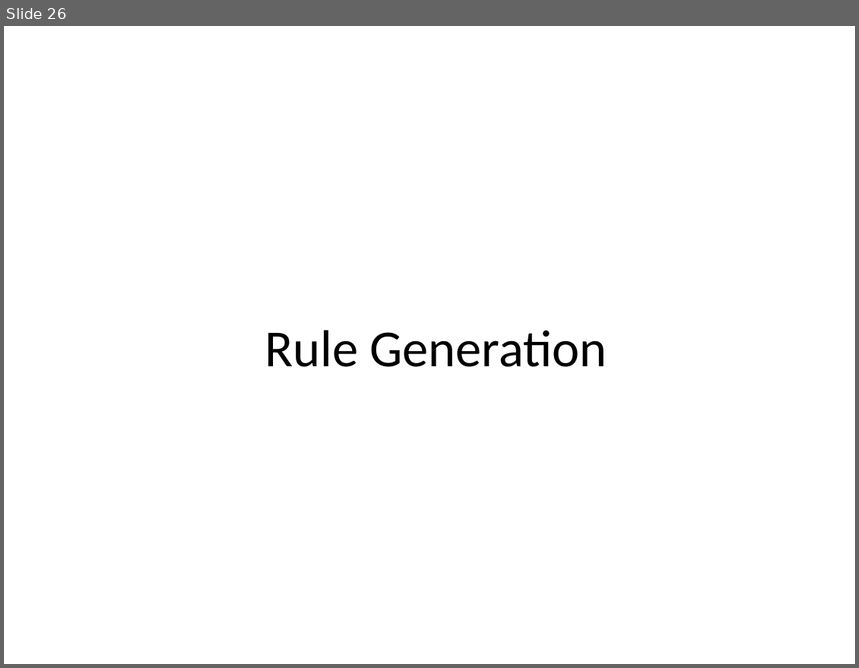
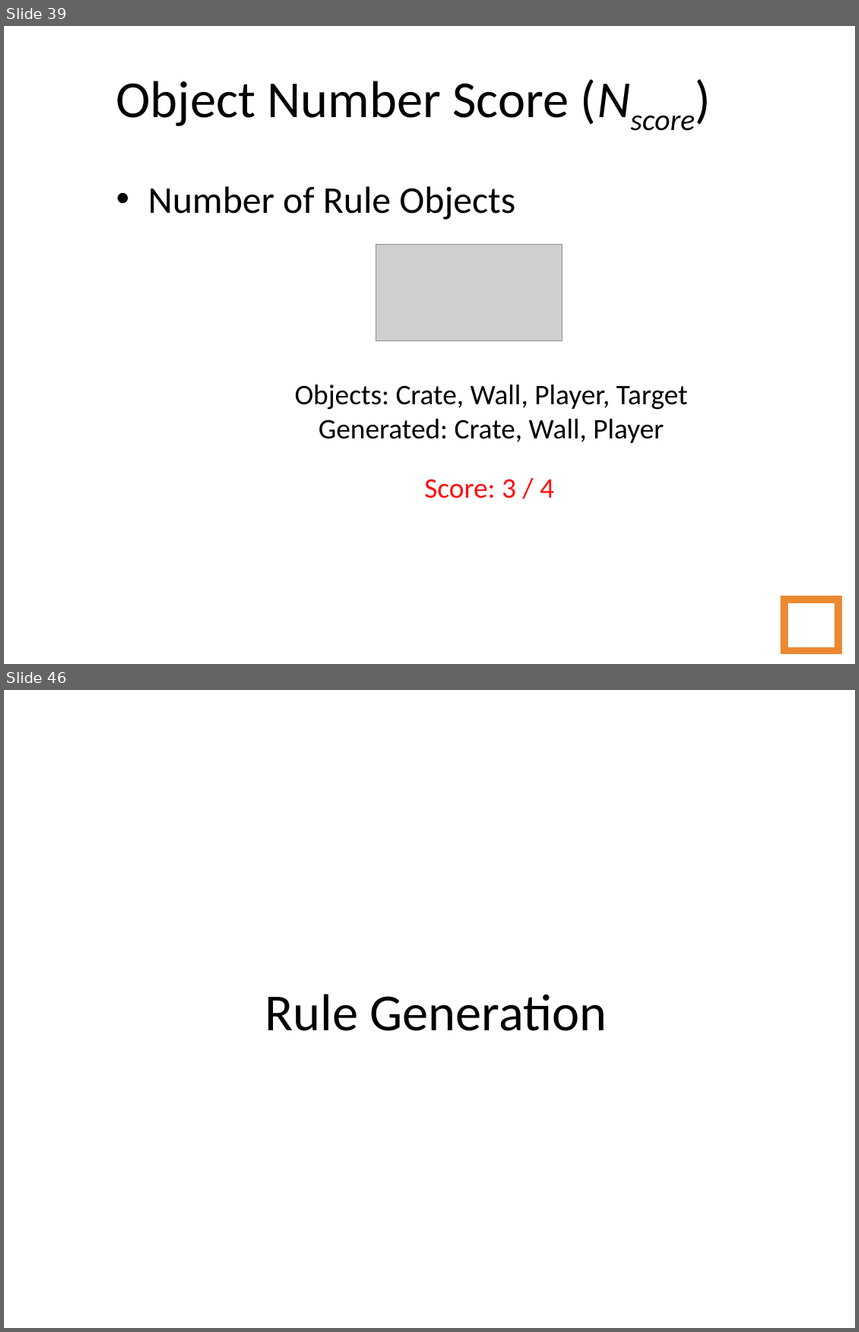
Before and after one commit to amidos2006/Automatic-Game-Script-Generation, a slide deck: Presentation/Automatic Game Script Generation.ppt. Shown one above the other, each under a label of ours: slide 26 before the commit, slides 39 and 46 after it; the slides between them are not shown. The pictures are 859x668 and 859x1332 pixels, drawn with LibreOffice and Linux fonts; fonts in the diff are those of the drawing; grey boxes stand for pictures; background and template pictures are left out. Boxes give left, top, right and bottom in pixels: in the first picture for what was removed or moved away, otherwise in the second. Text is boxed around its words. In the diff, an @@ line names an element or a change of style, - is before the commit and + after.

```diff
--- a/Presentation/Automatic Game Script Generation.ppt
+++ b/Presentation/Automatic Game Script Generation.ppt
@@ slide 39 added at (x1=4, y1=26, x2=855, y2=664), background picture (left out) @@
@@ title added at (x1=116, y1=81, x2=569, y2=126), 44 pt, text #000000 @@
+Object Number Score (Nscore)
@@ text added at (x1=148, y1=186, x2=515, y2=220), 32 pt, text #000000 @@
+• Number of Rule Objects
@@ picture added at (x1=376, y1=245, x2=563, y2=342) @@
@@ text added at (x1=295, y1=385, x2=688, y2=443), 24 pt, text #000000 @@
+Objects: Crate, Wall, Player, Target
+Generated: Crate, Wall, Player
@@ text added at (x1=424, y1=479, x2=554, y2=499), 24 pt, text #FF0D0D @@
+Score: 3 / 4
@@ page number added at (x1=785, y1=600, x2=838, y2=651), outline #EB8931 6.01 pt, 14 pt, text #FFFFFF @@
+39
@@ what was slide 26 is now slide 46 @@
```
Also in this commit, not shown: 23 slides changed, 36 other slides added, 3 slides removed, 27 other files.
